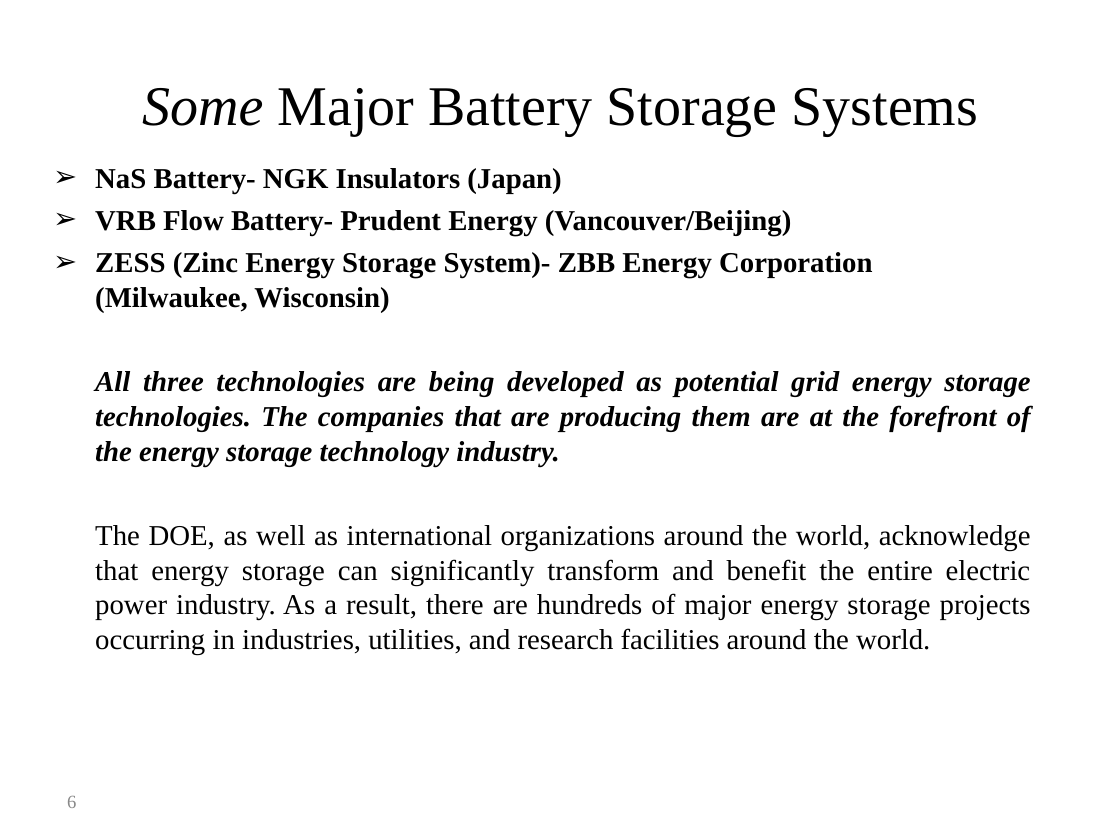
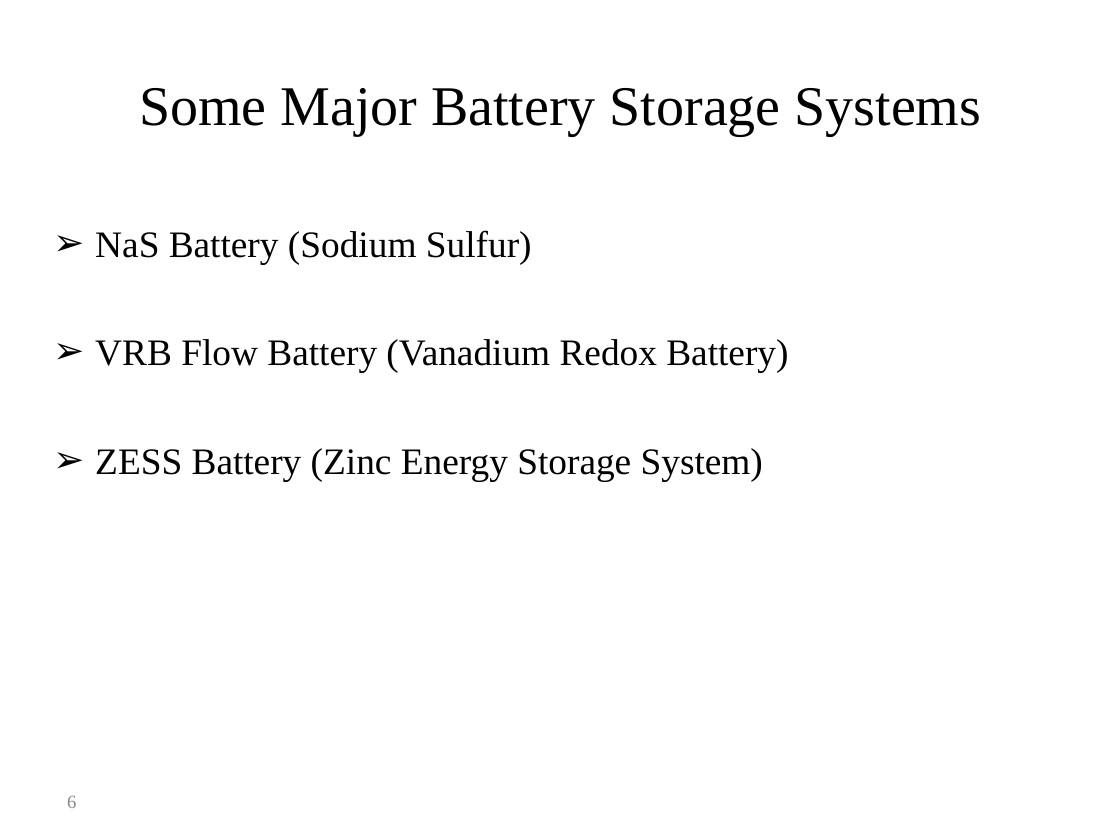
Before and after one commit to gridlab-d/course, a slide deck: slide 6 of Distribution_Analysis_Course/4.0 - Energy_Storage_and_PHEVs.ppt. Drawn at 1120x840 pixels with LibreOffice and Linux fonts; fonts in the diff are those of the drawing. Boxes give left, top, right and bottom in pixels: in the first picture for what was removed or moved away, otherwise in the second. Text is boxed around its words. In the diff, an @@ line names an element or a change of style, - is before the commit and + after.

```diff
--- a/Distribution_Analysis_Course/4.0 - Energy_Storage_and_PHEVs.ppt
+++ b/Distribution_Analysis_Course/4.0 - Energy_Storage_and_PHEVs.ppt
@@ title "Some Major Battery Storage Systems" at box(139, 88, 982, 135): italic off in "Some" @@
@@ text at box(95, 230, 788, 481): text changed; size 18.5 to 24 pt; bold off @@
-➢ NaS Battery- NGK Insulators (Japan)
-➢ VRB Flow Battery- Prudent Energy (Vancouver/Beijing)
-➢ ZESS (Zinc Energy Storage System)- ZBB Energy Corporation (Milwaukee, Wisconsin)
-All three technologies are being developed as potential grid energy storage technologies. The companies that are producing them are at the forefront of the energy storage technology industry.
-The DOE, as well as international organizations around the world, acknowledge that energy storage can significantly transform and benefit the entire electric power industry. As a result, there are hundreds of major energy storage projects occurring in industries, utilities, and research facilities around the world.
+➢ NaS Battery (Sodium Sulfur)
+➢ VRB Flow Battery (Vanadium Redox Battery)
+➢ ZESS Battery (Zinc Energy Storage System)
```
Also in this commit, not shown: 7 other slides changed, 3 slides added, 3 slides removed.
